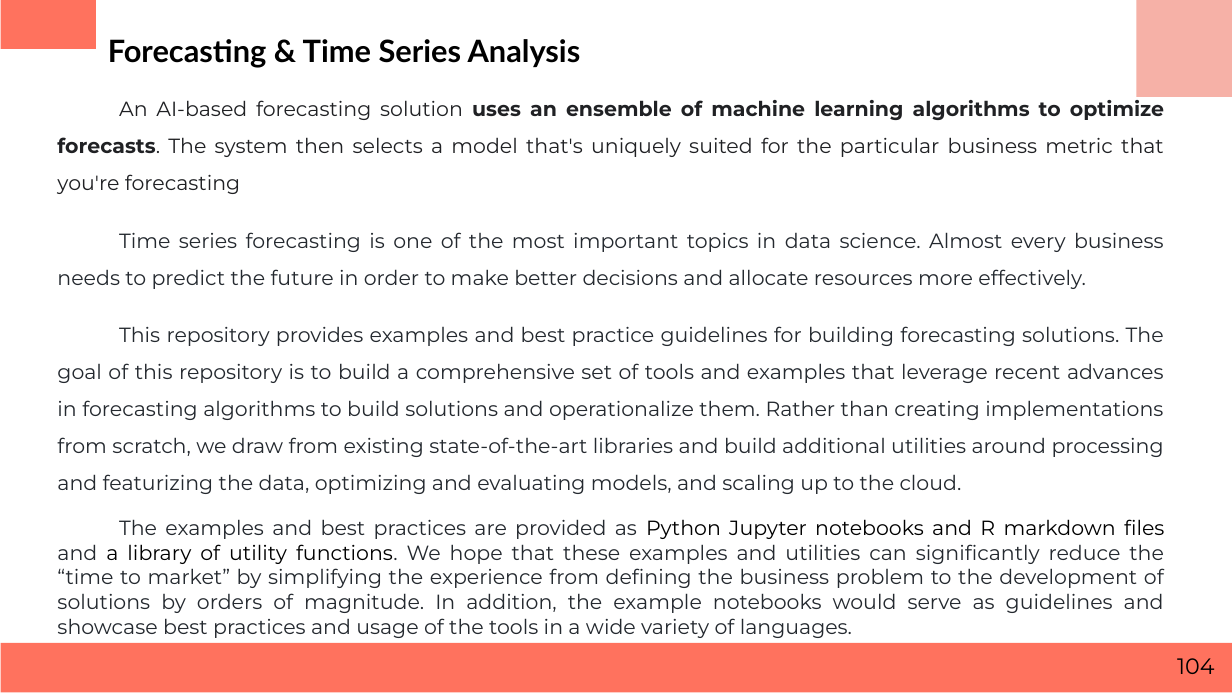
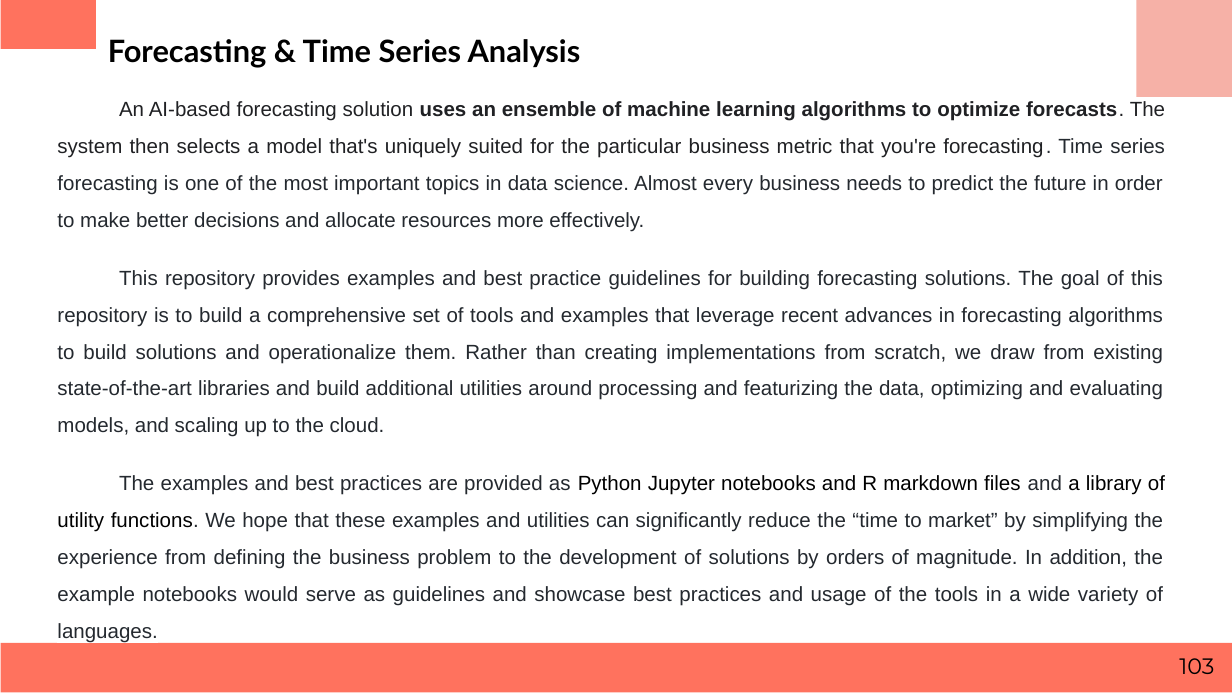
Before and after one commit to keonicsx/Code_Storage, a slide deck: slide 103 of ppt_m3/Business Statistics.pptx (slide 104 before the commit). Drawn at 1232x693 pixels with LibreOffice and Linux fonts; fonts in the diff are those of the drawing. Boxes give left, top, right and bottom in pixels: in the first picture for what was removed or moved away, otherwise in the second. Text is boxed around its words. In the diff, an @@ line names an element or a change of style, - is before the commit and + after.

```diff
--- a/ppt_m3/Business Statistics.pptx
+++ b/ppt_m3/Business Statistics.pptx
@@ text at (57,101,1165,232): text changed; font Montserrat to Arial @@
-An AI-based forecasting solution uses an ensemble of machine learning algorithms to optimize forecasts. The system then selects a model that's uniquely suited for the particular business metric that you're forecasting
-Time series forecasting is one of the most important topics in data science. Almost every business needs to predict the future in order to make better decisions and allocate resources more effectively.
+An AI-based forecasting solution uses an ensemble of machine learning algorithms to optimize forecasts. The system then selects a model that's uniquely suited for the particular business metric that you're forecasting. Time series forecasting is one of the most important topics in data science. Almost every business needs to predict the future in order to make better decisions and allocate resources more effectively.
@@ text at (57,270,1165,643): font Montserrat to Arial in "This repository provides examples and best practice ...", "The examples and best practices are provided ..."; line spacing 1 to 1.5 @@
@@ page number at (1179,658,1214,674): text changed @@
-104
+103
```
Also in this commit, not shown: 44 other slides changed, 2 slides removed, 2 other files.
